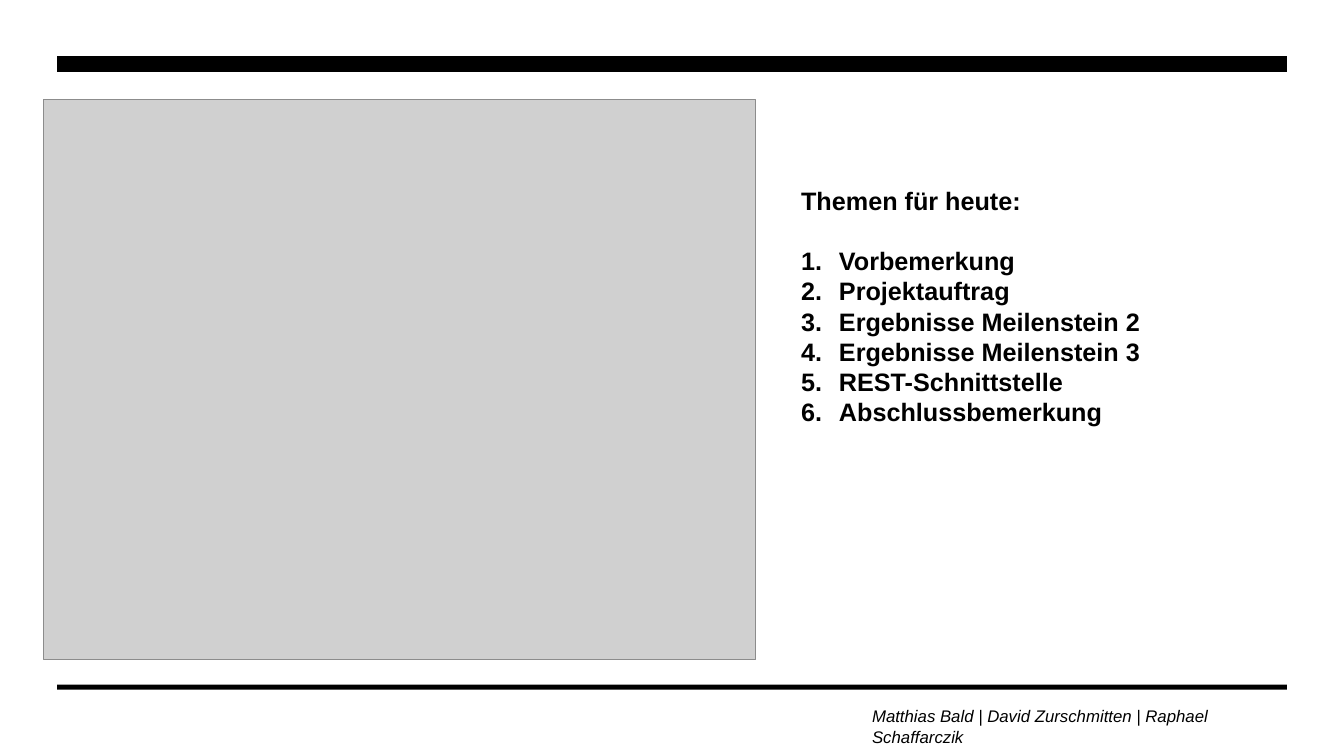
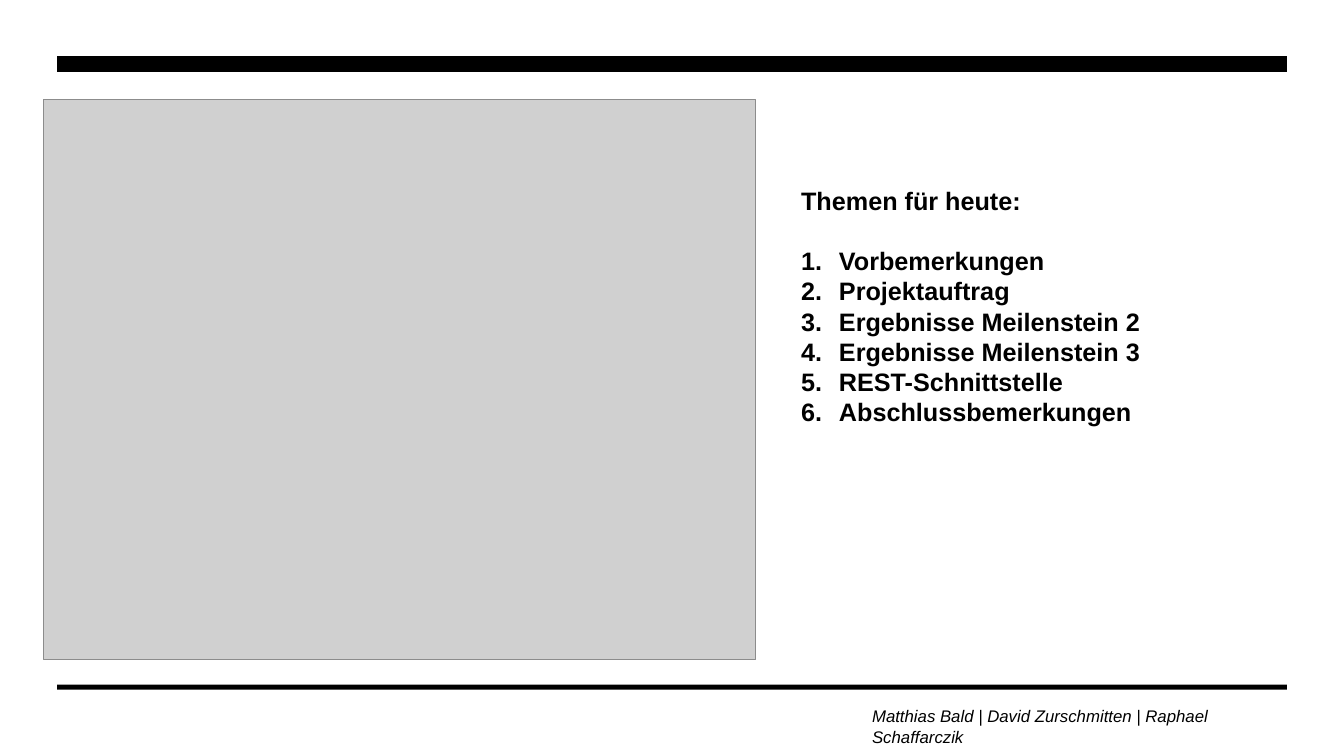
Before and after one commit to zurdavid/projektpraktikum-datascience, a slide deck: slide 2 of präsentationen/Abschlusspräsentation_Entwurf.pptx. Drawn at 1344x756 pixels with LibreOffice and Linux fonts; fonts in the diff are those of the drawing; grey boxes stand for pictures. Boxes give left, top, right and bottom in pixels: in the first picture for what was removed or moved away, otherwise in the second. Text is boxed around its words. In the diff, an @@ line names an element or a change of style, - is before the commit and + after.

```diff
--- a/präsentationen/Abschlusspräsentation_Entwurf.pptx
+++ b/präsentationen/Abschlusspräsentation_Entwurf.pptx
@@ text at (839,251,1044,276): text changed @@
-1. Vorbemerkung
+1. Vorbemerkungen
@@ text at (839,402,1131,427): text changed @@
-6. Abschlussbemerkung
+6. Abschlussbemerkungen
```
Also in this commit, not shown: 9 other slides changed, 4 slides added, 4 slides removed, 2 other files.
